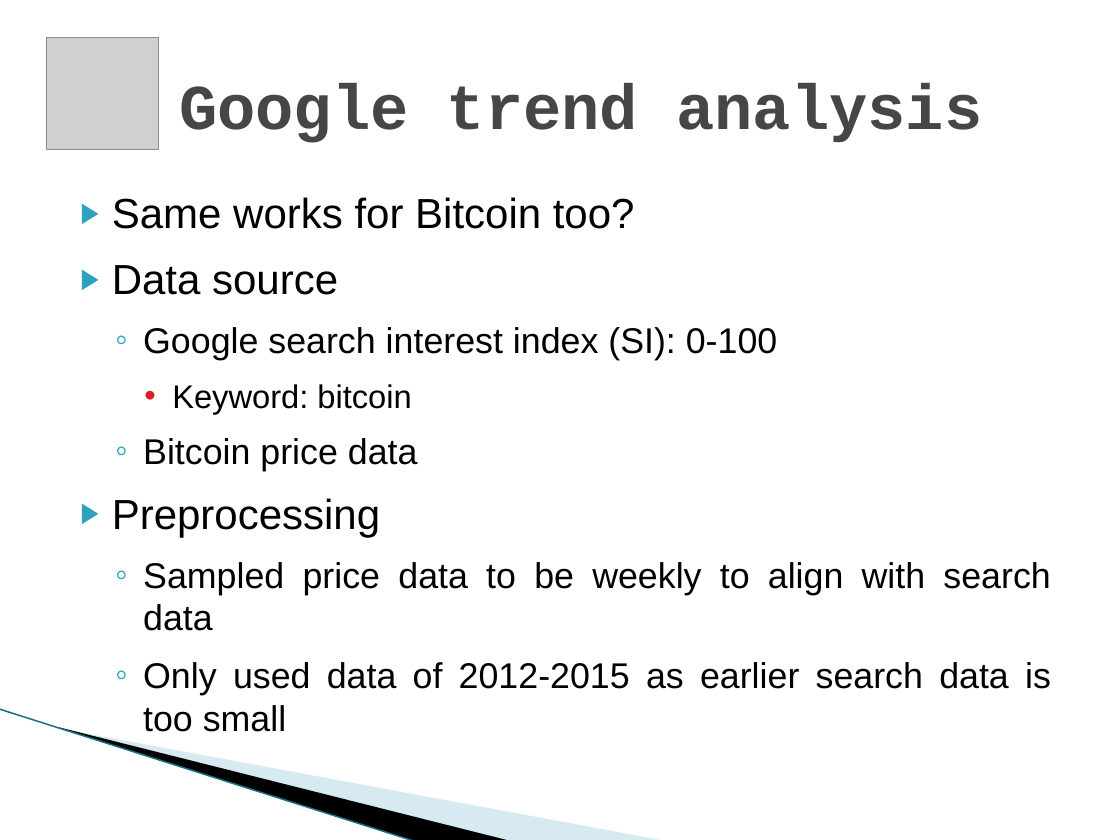
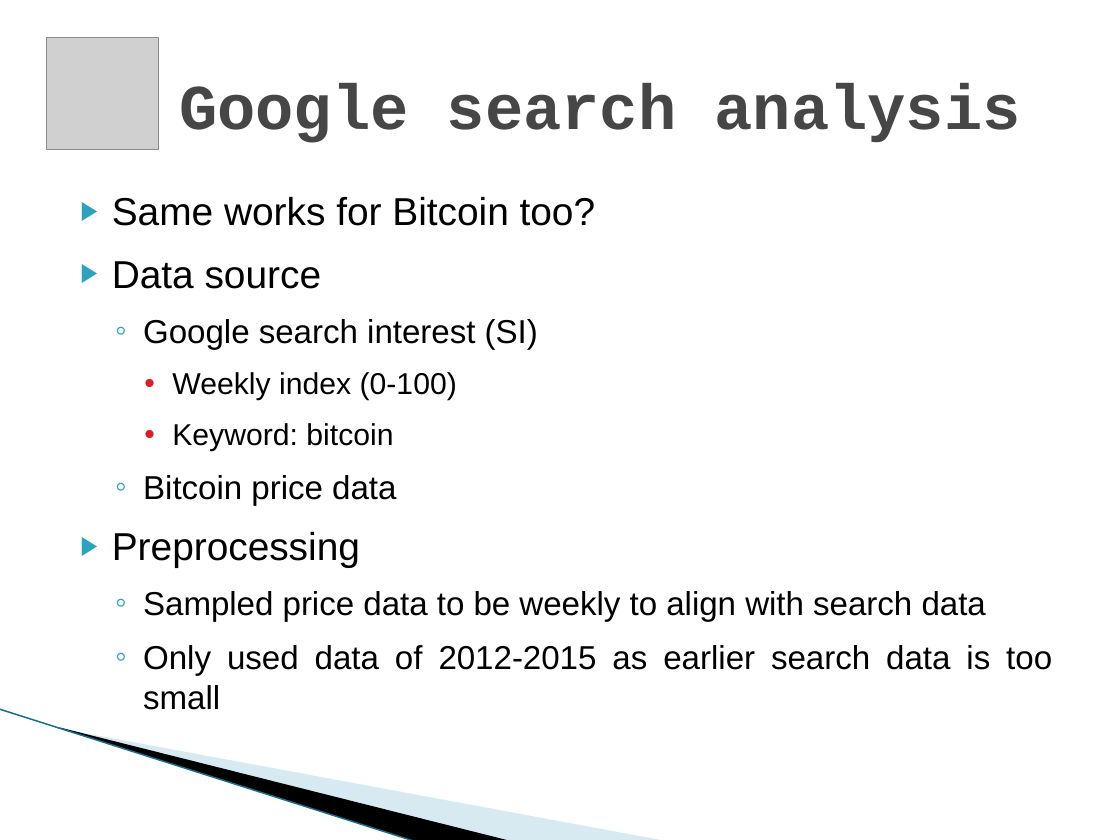
Before and after one commit to yyl/btc-price-analysis, a slide deck: slide 16 of DM_Project.pptx. Drawn at 1120x840 pixels with LibreOffice and Linux fonts; fonts in the diff are those of the drawing; grey boxes stand for pictures; background and template pictures are left out. Boxes give left, top, right and bottom in pixels: in the first picture for what was removed or moved away, otherwise in the second. Text is boxed around its words. In the diff, an @@ line names an element or a change of style, - is before the commit and + after.

```diff
--- a/DM_Project.pptx
+++ b/DM_Project.pptx
@@ title at bbox=[179, 83, 1021, 143]: text changed @@
-Google trend analysis
+Google search analysis
@@ text at bbox=[112, 196, 1052, 710]: size 27 to 25 pt in "Same works for Bitcoin too?", "Data source", "Preprocessing"; size 21 to 19.4 pt in "Keyword: bitcoin"; size 23 to 21.3 pt in "Bitcoin price data", "Sampled price data to be weekly to ...", "Only used data of 2012-2015 as earlier ..." @@
@@ text at bbox=[143, 319, 538, 401]: text changed; size 23 to 21.3 pt @@
-  ◦ Google search interest index (SI): 0-100
+  ◦ Google search interest (SI)
+    • Weekly index (0-100)
```
Also in this commit, not shown: 6 other slides changed.
